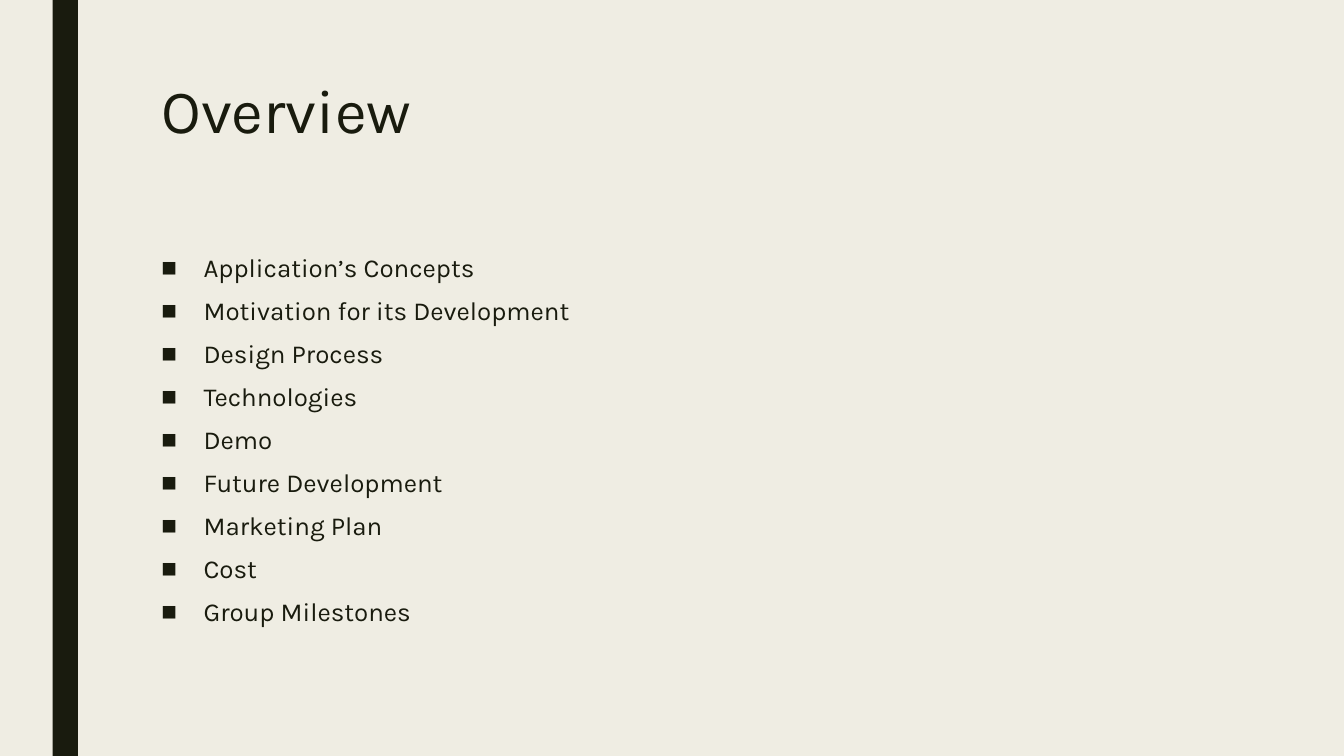
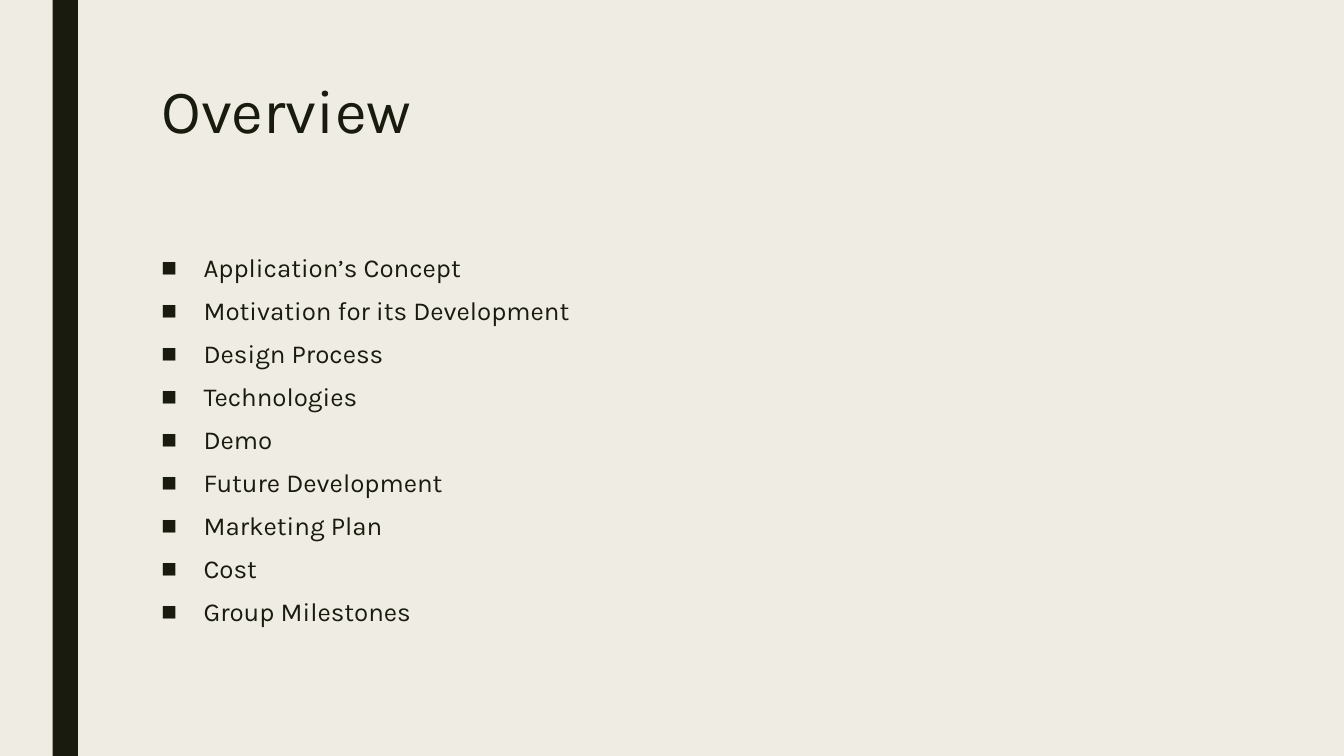
Before and after one commit to codeDeck-Learning-Tools/codeDeck, a slide deck: slide 2 of powerpoint/codeDeck2.pptx. Drawn at 1344x756 pixels with LibreOffice and Linux fonts; fonts in the diff are those of the drawing. Boxes give left, top, right and bottom in pixels: in the first picture for what was removed or moved away, otherwise in the second. Text is boxed around its words. In the diff, an @@ line names an element or a change of style, - is before the commit and + after.

```diff
--- a/powerpoint/codeDeck2.pptx
+++ b/powerpoint/codeDeck2.pptx
@@ text at (x1=204, y1=259, x2=461, y2=283): text changed @@
-■ Application’s Concepts
+■ Application’s Concept
```
Also in this commit, not shown: 7 other slides changed, 1 slide added, 4 slides removed.
